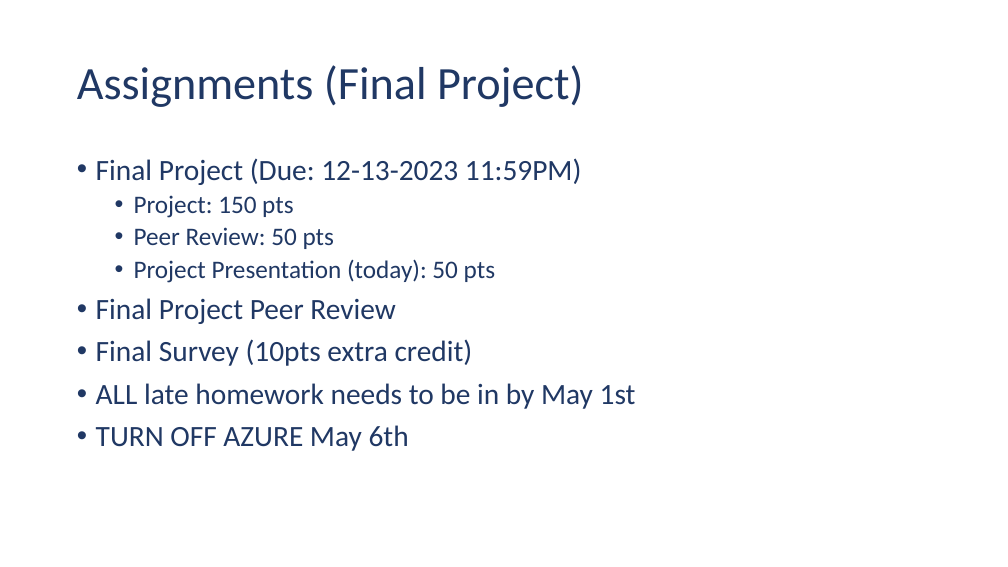
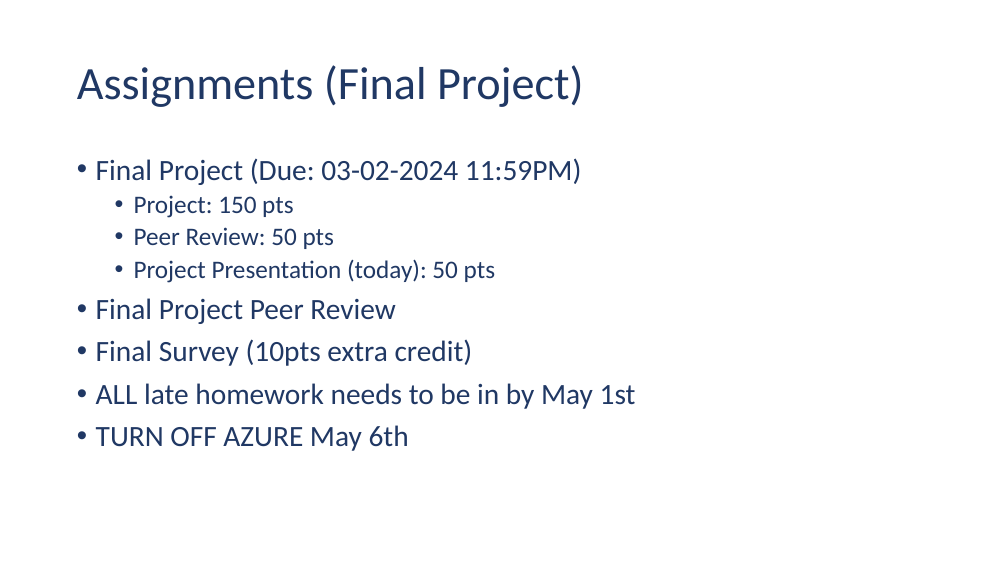
Before and after one commit to ehennis/CIS174, a slide deck: slide 2 of 2024-SPR/Week15.pptx. Drawn at 1008x567 pixels with LibreOffice and Linux fonts; fonts in the diff are those of the drawing. Boxes give left, top, right and bottom in pixels: in the first picture for what was removed or moved away, otherwise in the second. Text is boxed around its words. In the diff, an @@ line names an element or a change of style, - is before the commit and + after.

Commit message:
Updated another date

```diff
--- a/2024-SPR/Week15.pptx
+++ b/2024-SPR/Week15.pptx
@@ text at box(96, 158, 582, 185): text changed @@
-• Final Project (Due: 12-13-2023 11:59PM)
+• Final Project (Due: 03-02-2024 11:59PM)
```
